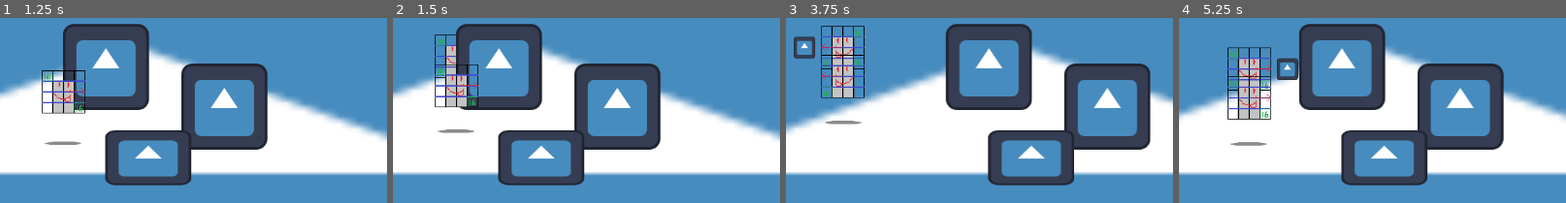
Above: before the commit, frames 1-4 (left to right).
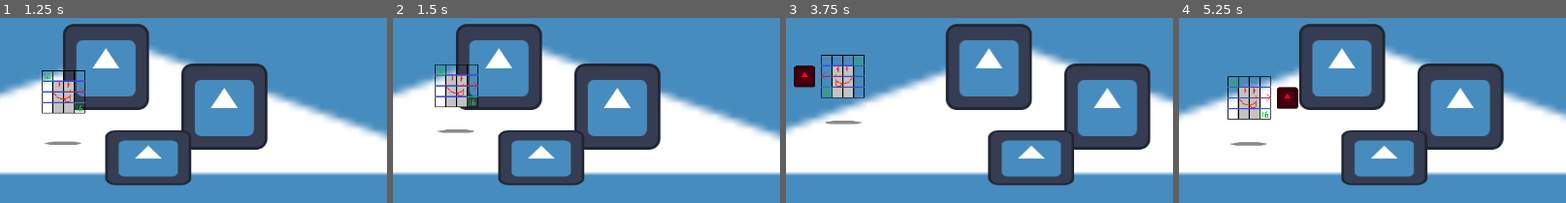
Above: after the commit, the same moments.

Repository: nicojude2005/RowdyBrawl
Game: Godot game, scene res://scenes/world_root.tscn
Same seed, same stepped clock (60 frames per second), same inputs: the game is played once before the commit and once after it. The engine's default icon, where the game draws it, is replaced by a stand-in: a white triangle on a blue panel in a dark square.
Inputs:
- Up to frame 1 (1.25 s): tap Enter at 0.5 s; hold W (up) from 0.53 s (still down); tap F (heavyAttack) at 0.6 s; tap Space (jump) at 0.77 s; tap E (lightAttack) at 0.8 s
- Up to frame 2 (1.5 s): keep holding W (up); tap E (lightAttack) at 1.35 s
- Up to frame 3 (3.75 s): tap Space (jump) at 1.52, 3.02 s; tap F (heavyAttack) at 1.55, 2.1, 3.05, 3.6 s; release W (up) at 2.03 s; hold A (left) 2.03-3.53 s; tap E (lightAttack) at 2.3, 2.85 s; hold S (down) from 3.53 s (still down)
- Up to frame 4 (5.25 s): tap Space (jump) at 3.77, 4.52 s; tap E (lightAttack) at 3.8, 4.35 s; release S (down) at 4.28 s; hold D (right) 4.28-5.03 s; tap F (heavyAttack) at 4.55, 5.1 s; hold W (up) from 5.03 s (still down)
The pictures show only the part of the screen within x 42-92%, y 8-58%; the shares and areas given below are measured in that part.

Frame 1 is identical in both runs. In frame 2, 0.6% of the frame differs, in the area x 10-17%, y 8-33%; in frame 3, 2.3%; in frame 4, 2.5%, in the area x 12-31%, y 15-50%.

Commit message:
Combo System
- Created the combo system
- player inputs are stored into a combo string, as long as they are inputting a combo
- if they input something that is not a combo, the combo string resets
- each hit of the combo needs to be defined
- oh also i organized the files a little more (still not quite sure the best way to do this)
- Gonna need to figure out how to implement hitstun and knockback correctly

Diff:
--- /dev/null
+++ b/rowdybrawl/scenes/playerAssociated/playerAttacks/air_heavy_attack.tscn
@@ -0,0 +1,8 @@
+[gd_scene load_steps=2 format=3 uid="uid://c0ttx055igf8n"]
+
+[ext_resource type="PackedScene" uid="uid://df6js1m8i34eb" path="res://scenes/playerAssociated/playerAttacks/heavy_attack.tscn" id="1_7t2lw"]
+
+[node name="airHeavyAttack" instance=ExtResource("1_7t2lw")]
+
+[node name="Sprite2D" parent="hurtArea/CollisionShape2D" index="0"]
+modulate = Color(1, 0, 0.09411765, 1)
--- /dev/null
+++ b/rowdybrawl/scenes/playerAssociated/playerAttacks/air_light_attack.tscn
@@ -0,0 +1,8 @@
+[gd_scene load_steps=2 format=3 uid="uid://b1mf0xdo3wvpr"]
+
+[ext_resource type="PackedScene" uid="uid://df6js1m8i34eb" path="res://scenes/playerAssociated/playerAttacks/heavy_attack.tscn" id="1_p14tb"]
+
+[node name="airLightAttack" instance=ExtResource("1_p14tb")]
+
+[node name="Sprite2D" parent="hurtArea/CollisionShape2D" index="0"]
+modulate = Color(0.12156863, 0.58431375, 1, 1)
--- a/rowdybrawl/scenes/heavy_attack.tscn
+++ b/rowdybrawl/scenes/playerAssociated/playerAttacks/heavy_attack.tscn
@@ -1,6 +1,6 @@
 [gd_scene load_steps=5 format=3 uid="uid://df6js1m8i34eb"]
 
-[ext_resource type="PackedScene" uid="uid://b0v72xws7qv7b" path="res://scenes/hit_box.tscn" id="1_ieak1"]
+[ext_resource type="PackedScene" uid="uid://b0v72xws7qv7b" path="res://scenes/playerAssociated/playerAttacks/hit_box.tscn" id="1_ieak1"]
 [ext_resource type="Texture2D" uid="uid://6cwi5lhw3t17" path="res://sprites/icon.svg" id="2_ri28e"]
 [ext_resource type="Texture2D" uid="uid://ss8hempfs1y8" path="res://sprites/playerBlockOutline64By64.png" id="3_ri28e"]
 
--- a/rowdybrawl/scenes/light_attack.tscn
+++ b/rowdybrawl/scenes/playerAssociated/playerAttacks/light_attack.tscn
@@ -1,6 +1,6 @@
 [gd_scene load_steps=5 format=3 uid="uid://cclox11udehj4"]
 
-[ext_resource type="PackedScene" uid="uid://b0v72xws7qv7b" path="res://scenes/hit_box.tscn" id="1_0xsnh"]
+[ext_resource type="PackedScene" uid="uid://b0v72xws7qv7b" path="res://scenes/playerAssociated/playerAttacks/hit_box.tscn" id="1_0xsnh"]
 [ext_resource type="Texture2D" uid="uid://6cwi5lhw3t17" path="res://sprites/icon.svg" id="2_uwm0m"]
 [ext_resource type="Texture2D" uid="uid://ss8hempfs1y8" path="res://sprites/playerBlockOutline64By64.png" id="3_4m2gq"]
 
--- a/rowdybrawl/scenes/the_player.tscn
+++ b/rowdybrawl/scenes/playerAssociated/the_player.tscn
@@ -1,10 +1,9 @@
-[gd_scene load_steps=8 format=3 uid="uid://bnm16edtntj06"]
+[gd_scene load_steps=7 format=3 uid="uid://bnm16edtntj06"]
 
 [ext_resource type="Script" uid="uid://d1lb2i55l1d4y" path="res://scripts/the_player.gd" id="1_qsbax"]
-[ext_resource type="PackedScene" uid="uid://b0py0r48mo2wi" path="res://scenes/camera_manager.tscn" id="3_olns3"]
+[ext_resource type="PackedScene" uid="uid://b0py0r48mo2wi" path="res://scenes/playerAssociated/camera_manager.tscn" id="3_olns3"]
 [ext_resource type="Texture2D" uid="uid://dnadcguif2xdk" path="res://sprites/shadowPixel.png" id="3_opa1r"]
 [ext_resource type="Texture2D" uid="uid://ss8hempfs1y8" path="res://sprites/playerBlockOutline64By64.png" id="3_ql0lh"]
-[ext_resource type="Script" uid="uid://dyscpc1wk0tgf" path="res://scripts/camera_controller.gd" id="5_ql0lh"]
 
 [sub_resource type="CapsuleShape2D" id="CapsuleShape2D_qsbax"]
 radius = 5.0
@@ -59,4 +58,3 @@
 texture = ExtResource("3_ql0lh")
 
 [node name="cameraController" parent="." instance=ExtResource("3_olns3")]
-script = ExtResource("5_ql0lh")
--- a/rowdybrawl/scenes/world_root.tscn
+++ b/rowdybrawl/scenes/world_root.tscn
@@ -1,8 +1,8 @@
 [gd_scene load_steps=4 format=3 uid="uid://v6gwxb55ikb1"]
 
-[ext_resource type="PackedScene" uid="uid://bnm16edtntj06" path="res://scenes/the_player.tscn" id="2_t21ho"]
+[ext_resource type="PackedScene" uid="uid://bnm16edtntj06" path="res://scenes/playerAssociated/the_player.tscn" id="2_t21ho"]
 [ext_resource type="Texture2D" uid="uid://6cwi5lhw3t17" path="res://sprites/icon.svg" id="3_ltld7"]
-[ext_resource type="PackedScene" uid="uid://mou554a5cchi" path="res://scenes/debug_prop.tscn" id="3_t21ho"]
+[ext_resource type="PackedScene" path="res://scenes/debug_prop.tscn" id="3_t21ho"]
 
 [node name="worldRoot" type="Node2D"]
 
--- a/rowdybrawl/scripts/hit_box.gd
+++ b/rowdybrawl/scripts/hit_box.gd
@@ -3,7 +3,7 @@
 
 var myZIndex
 var zReach = 5
-@export var damage : int
+@export var damage : float
 var duration : float = 10000
 var activeAfter : float = 0
 var lifeTimer : float = 0
--- a/rowdybrawl/scripts/the_player.gd
+++ b/rowdybrawl/scripts/the_player.gd
@@ -12,6 +12,8 @@
 
 const LIGHT_ATTACK = preload("uid://cclox11udehj4")
 const HEAVY_ATTACK = preload("uid://df6js1m8i34eb")
+const AIR_LIGHT_ATTACK = preload("uid://b1mf0xdo3wvpr")
+const AIR_HEAVY_ATTACK = preload("uid://c0ttx055igf8n")
 
 
 
@@ -28,19 +30,33 @@
 var gravity: int = ProjectSettings.get_setting("physics/2d/default_gravity")
 
 var attackBusyTimer : float = 0
+var comboString : String = ""
+var validCombos = ["LLH", "LLL", "LHAS"]
+var comboTimer : float = 0
+const comboChainTime : float = 1
 
 func _physics_process(delta: float) -> void:     # _physics_process runs in fixed(very tiny) intervals, regardless of the framerate
 												 # This makes it good for movement and physics-based code
 
 	if attackBusyTimer > 0:
 		attackBusyTimer -= delta
+	if comboTimer > 0:
+		comboTimer -= delta
 
 	# attacks and stuff
 	if Input.is_action_just_pressed("lightAttack") and attackBusyTimer <= 0:
-		lightAttack()
+		if grounded:
+			doAttackCheckCombos("L")
+		else:
+			doAttackCheckCombos("A")
+		print(comboString)
+
 	elif Input.is_action_just_pressed("heavyAttack") and attackBusyTimer <= 0:
-		heavyAttack()
-
+		if grounded:
+			doAttackCheckCombos("H")
+		else:
+			doAttackCheckCombos("S")
+		print(comboString)
 
 #	basic movement across the plane
 	if Input.is_action_pressed("left"):
@@ -92,6 +108,59 @@
 	playerBody.move_and_slide()  # this function is what actually applies the player's velocity to their position. It also does all the collision checks
 
 
+func doAttackCheckCombos(attack : String):
+#	check for a potential next hit of a combo
+	if comboTimer > 0:
+		comboString += attack
+		comboTimer = comboChainTime
+		match comboString:
+#			flurry of light attacks
+			"LL":
+				spawnAttack(LIGHT_ATTACK, 0.2, 0.1, 10)
+			"LLL":
+				spawnAttack(LIGHT_ATTACK, 0.15, 0.1, 10)
+#			Classic Combo
+			"LLH":
+				spawnAttack(HEAVY_ATTACK, 0.3, 0.4, 20)
+				#STUN ENEMY (TODO)
+#			Slam up then down
+			"LH":
+				spawnAttack(HEAVY_ATTACK, 0.2, 0.4, 20)
+				#KNOCK ENEMY UP (TODO)
+			"LHA":
+				spawnAttack(AIR_LIGHT_ATTACK, 0.2, 0.3, 10)
+			"LHAS":
+				spawnAttack(AIR_HEAVY_ATTACK, 0.6, 0.7, 50)
+				#KNOCK ENEMY DOWN (TODO)
+			_:
+				comboString = attack
+				letterToAttack(attack)
+
+#	combo timer is zero, just perform a basic light attack
+	else:
+		comboTimer = comboChainTime
+		comboString = attack
+		letterToAttack(attack)
+
+
+func letterToAttack(attack):
+	match attack:
+		"L":
+			# spawn a hitbox in front of the player, for a Duration equal to the first number
+			# and it has the size and position that is defined in LIGHT_ATTACK
+			# Second number denotes how long the player is stuck in the attack animation
+			# Third number denotes the damage amount
+			spawnAttack(LIGHT_ATTACK, 0.15, 0.2, 10)
+		"H":
+			# same thing as light attack but with different numbers
+			spawnAttack(HEAVY_ATTACK, 0.4, 0.5, 20)
+		"A":
+			spawnAttack(AIR_LIGHT_ATTACK, 0.10, 0.15, 8)
+		"S":
+			spawnAttack(AIR_HEAVY_ATTACK, 0.3, 0.4, 16)
+		_:
+			print("ERROR, UNKNOWN ATTACK REQUESTED")
+
 func flipToDirection(flipToRight : bool):
 	if flipToRight and playerBody.scale.y < 1:
 		playerBody.rotation_degrees = 0
@@ -100,28 +169,14 @@
 		playerBody.rotation_degrees = 180
 		playerBody.scale.y = -1
 
-func lightAttack():
-	# spawn a hitbox in front of the player, for a Duration equal to the Light Attack Duration time
-	# and it has the size of Light attack Size
-	# and it does Light Attack Damage
-	var lightAttackHitbox : hitBox = LIGHT_ATTACK.instantiate();
-	lightAttackHitbox.myZIndex = playerBody.position.y
-	hit_box.add_child(lightAttackHitbox)
-
-	lightAttackHitbox.position = hit_box.position
-	lightAttackHitbox.duration = .15
-	attackBusyTimer = .2
-
-
-func heavyAttack():
-	# same thing as light attack but with different numbers
-	var heavyAttackHitbox : hitBox = HEAVY_ATTACK.instantiate();
-	heavyAttackHitbox.myZIndex = playerBody.position.y
-	hit_box.add_child(heavyAttackHitbox)
-
-	heavyAttackHitbox.position = hit_box.position
-	heavyAttackHitbox.duration = .4
-	attackBusyTimer = .5
+func spawnAttack(hitboxToUse : PackedScene, attackDuration : float, attackEndlag : float, attackDamage: float):
+	var attackHitbox : hitBox = hitboxToUse.instantiate();
+	attackHitbox.myZIndex = playerBody.position.y
+	hit_box.add_child(attackHitbox)
+	attackHitbox.damage = attackDamage
+
+	attackHitbox.duration = attackDuration
+	attackBusyTimer = attackEndlag
 
 func jump():
 	playerYVelocity = jumpVelocity
Renamed: rowdybrawl/scenes/camera_manager.tscn -> rowdybrawl/scenes/playerAssociated/camera_manager.tscn
Renamed: rowdybrawl/scenes/hit_box.tscn -> rowdybrawl/scenes/playerAssociated/playerAttacks/hit_box.tscn
